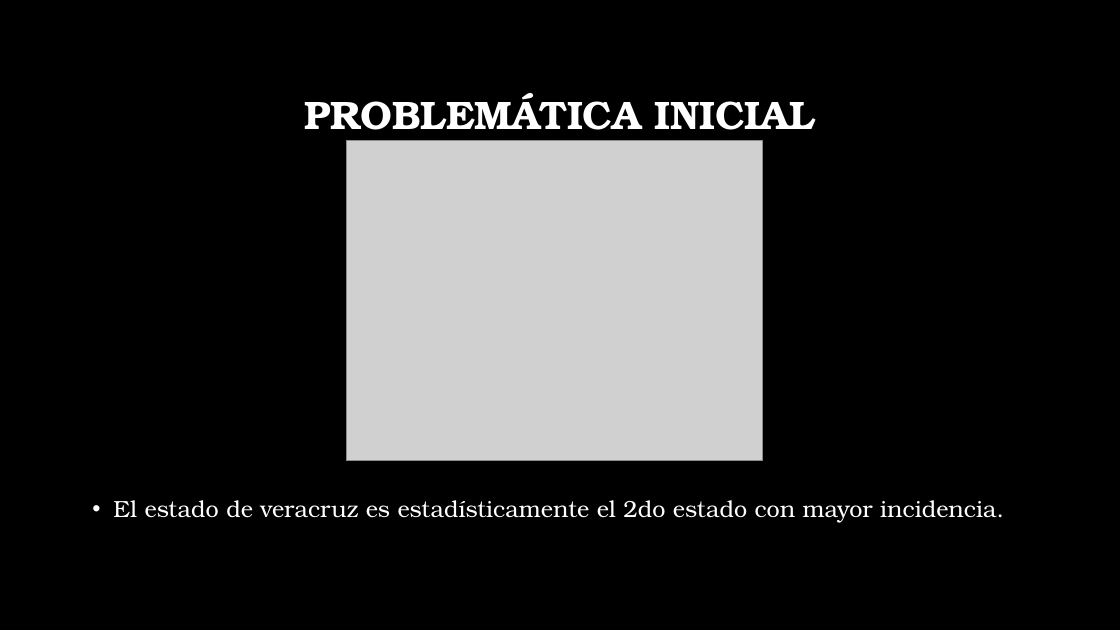
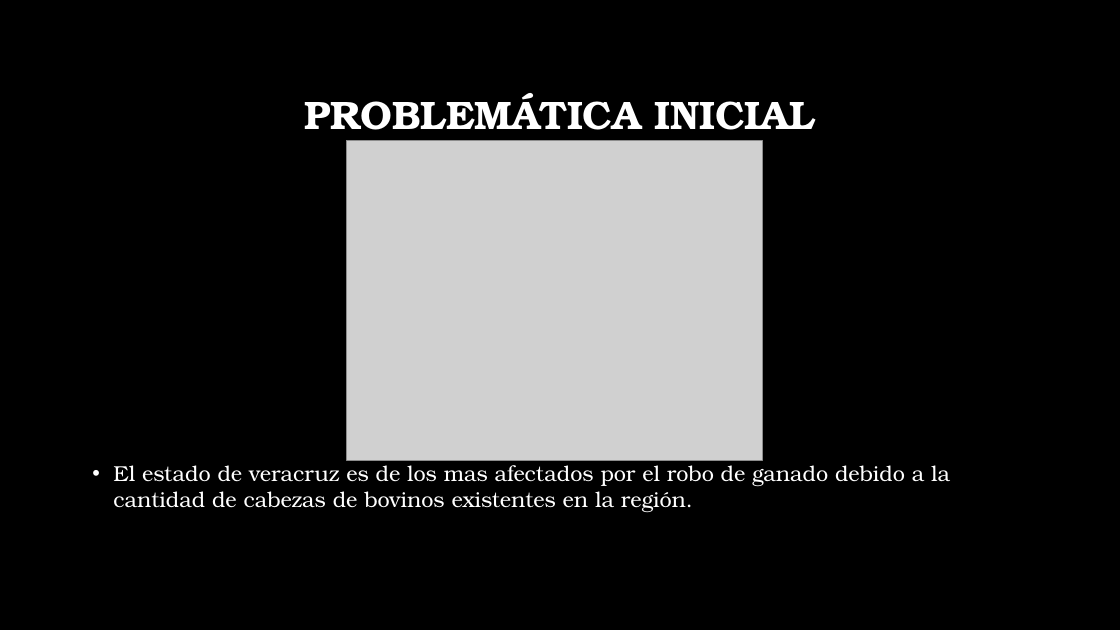
Before and after one commit to ramirogr8801/ganaderia-cultivos, a slide deck: slide 2 of Presentacion 1ra reunion.pptx. Drawn at 1120x630 pixels with LibreOffice and Linux fonts; fonts in the diff are those of the drawing; grey boxes stand for pictures; background and template pictures are left out. Boxes give left, top, right and bottom in pixels: in the first picture for what was removed or moved away, otherwise in the second. Text is boxed around its words. In the diff, an @@ line names an element or a change of style, - is before the commit and + after.

```diff
--- a/Presentacion 1ra reunion.pptx
+++ b/Presentacion 1ra reunion.pptx
@@ text at bbox=[113, 460, 950, 513]: text changed; size 20 to 18.5 pt @@
-• El estado de veracruz es estadísticamente el 2do estado con mayor incidencia.
+• El estado de veracruz es de los mas afectados por el robo de ganado debido a la cantidad de cabezas de bovinos existentes en la región.
```
